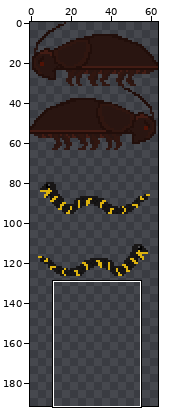
File history of a sprite sheet, Resources/images/enemies.png. Above: a wide view before the commit, with the close-up outlined.
Close-up. Before the edit:
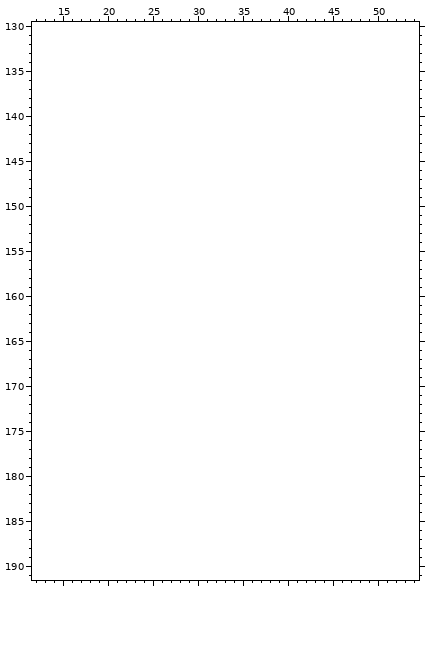
The file is 64x128 pixels. Pixels under 10% opacity are left out. Shown: x 12..54, y 130..191. The old version is drawn lined up with the new one, on the new canvas.
After the commit:
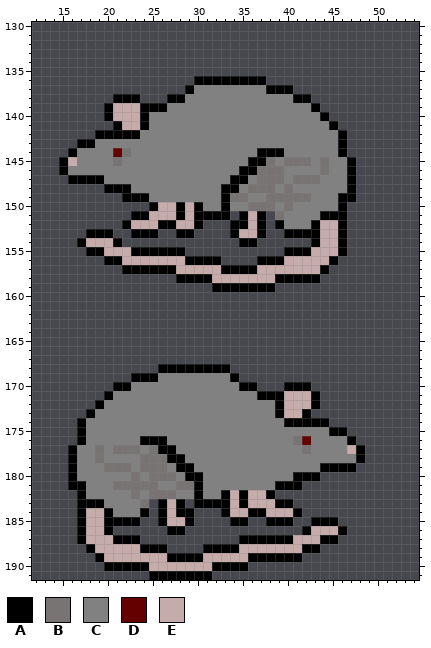
Palette (. is transparent): A #000000  B #797474  C #818181  D #630000  E #c6abab
The exact change:
canvas 64x128 -> 64x192
Changed rows in their new state; - is an unchanged pixel.
first column x 15:
136 ---------------AAAAAAAA----------
137 --------------ACCCCCCCCAAA-------
138 ------AAA---AACCCCCCCCCCCCAA-----
139 -----AEEEAAACCCCCCCCCCCCCCCCA----
140 -----AEEEACCCCCCCCCCCCCCCCCCCA---
141 ------AEEACCCCCCCCCCCCCCCCCCCCA--
142 ----AAAAACCCCCCCCCCCCCCCCCCCCCCA-
143 --AACCCCCCCCCCCCCCCCCCCCCCCCCCCA-
144 -ACCCCDBCCCCCCCCCCCCCCAAACCCCCCA-
145 AECCCCBCCCCCCCCCCCCCCAABCBBBCBCCA
146 ACCCCCCCCCCCCCCCCCCCAABBBCCCCBCCA
147 -AAAACCCCCCCCCCCCCCAACBBBCBBBCCCA
148 -----AAACCCCCCCCCCAACBBBCBCCCCCCA
149 -------AAACCCCCCCCABBCCBBBBBCCCAA
150 ----------AEEAEACCACCBBBCBCCCCCA-
151 --------AAEEEAEAAAA-AEA-BCCCCAAA-
152 -------AEEEAAEEA---AAEA-ACCCAEEA-
153 ---AAA--AAA--AA----AEEA--AAAAEEA-
154 --AEEEA-------------AA------AEEA-
155 ---AAEEEAAAAAA-----------AAAEEEA-
156 -----AAEEEEEEEAAAA----AAAEEEEEA--
157 -------AAAAAAEEEEEAAAAEEEEEEEA---
158 -------------AAAAEEEEEEEAAAAA----
159 -----------------AAAAAAA---------
first column x 16:
168 ----------AAAAAAAA---------------
169 -------AAACCCCCCCCA--------------
170 -----AACCCCCCCCCCCCAA---AAA------
171 ----ACCCCCCCCCCCCCCCCAAAEEEA-----
172 ---ACCCCCCCCCCCCCCCCCCCAEEEA-----
173 --ACCCCCCCCCCCCCCCCCCCCAEEA------
174 -ACCCCCCCCCCCCCCCCCCCCCCAAAAA----
175 -ACCCCCCCCCCCCCCCCCCCCCCCCCCCAA--
176 -ACCCCCCAAACCCCCCCCCCCCCCBDCCCCA-
177 ACCBCBBBCBAACCCCCCCCCCCCCCBCCCCEA
178 ACCBCCCCBBBAACCCCCCCCCCCCCCCCCCCA
179 ACCCBBBCBBBCAACCCCCCCCCCCCCCAAAA-
180 ACCCCCCBCBBBCAACCCCCCCCCCAAA-----
181 AACCCBBBBBCCBBACCCCCCCCAAA-------
182 -ACCCCCBCBBBCCACCAEAEEA----------
183 -AAACCCCB-AEA-AAAAEAEEEAA--------
184 -AEEACCCA-AEAA---AEEAAEEEA-------
185 -AEEAAAA--AEEA----AA--AAA--AAA---
186 -AEEA------AA-------------AEEEA--
187 -AEEEAAA-----------AAAAAAEEEAA---
188 --AEEEEEAAA----AAAAEEEEEEEAA-----
189 ---AEEEEEEEAAAAEEEEEAAAAAA-------
190 ----AAAAAEEEEEEEAAAA-------------
191 ---------AAAAAAA-----------------
Where, in picture pixels (left, top, right, bottom), the same in both close-ups:
added: (59, 76, 356, 292)
added: (68, 364, 365, 580)
